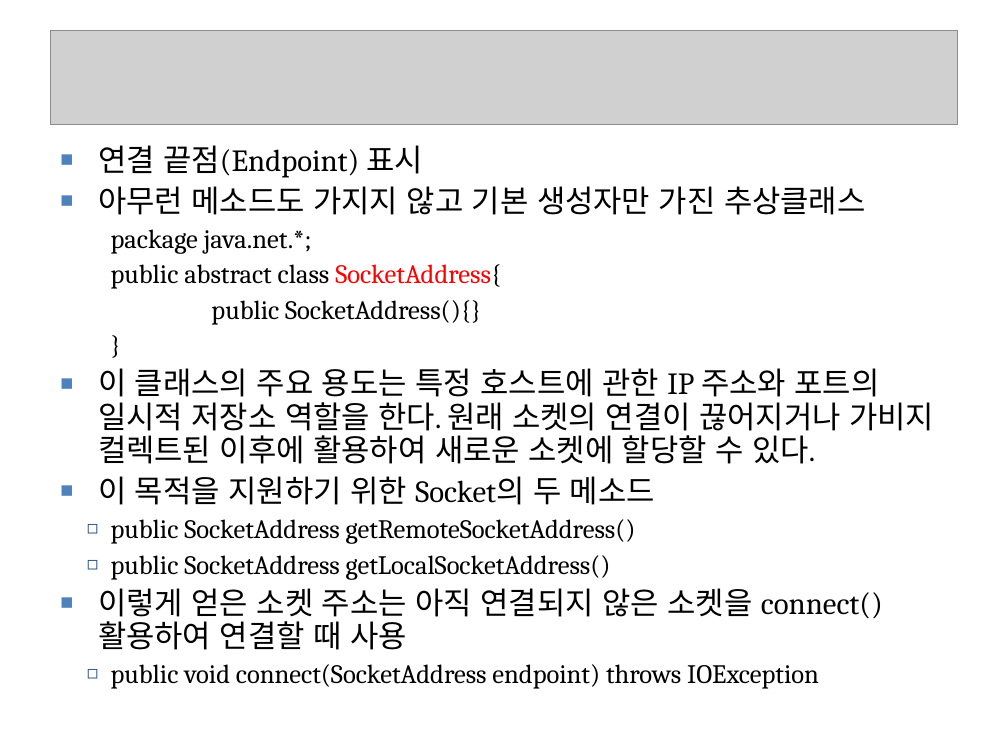
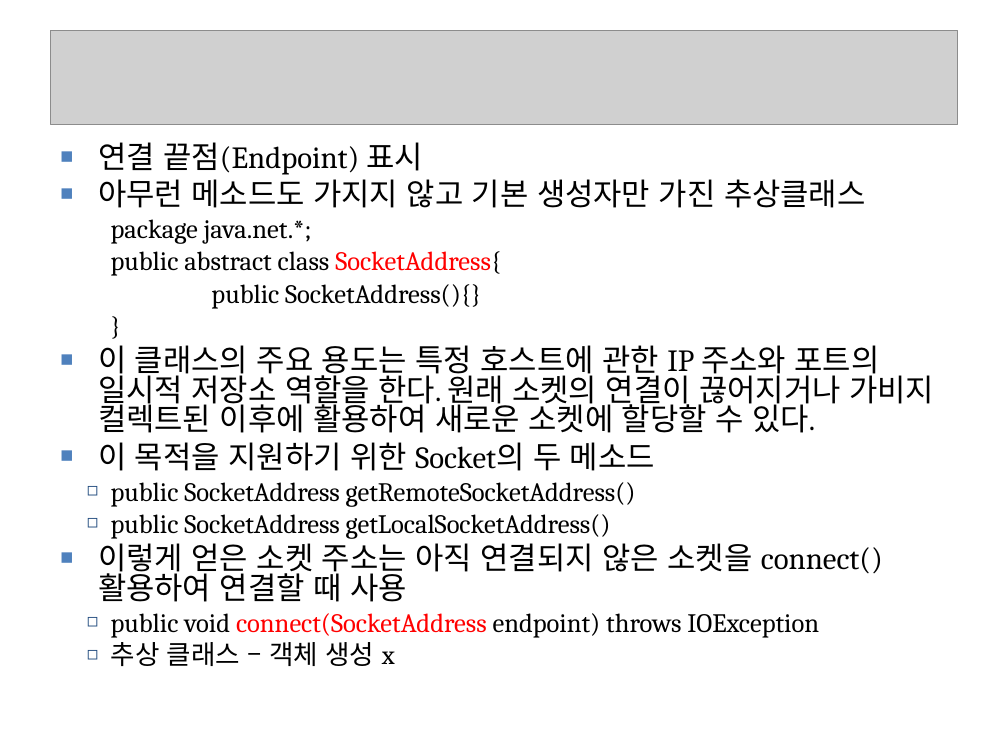
Before and after one commit to seleuchel/javaNetwork, a slide deck: slide 64 of ppt/167_chap08Socket.ppt. Drawn at 1008x756 pixels with LibreOffice and Linux fonts; fonts in the diff are those of the drawing; grey boxes stand for pictures; background and template pictures are left out. Boxes give left, top, right and bottom in pixels: in the first picture for what was removed or moved away, otherwise in the second. Text is boxed around its words. In the diff, an @@ line names an element or a change of style, - is before the commit and + after.

```diff
--- a/ppt/167_chap08Socket.ppt
+++ b/ppt/167_chap08Socket.ppt
@@ text at (98, 142, 934, 638): text colour #000000 to #FF0000 in "connect(SocketAddress"; line spacing 0.9 to 0.8 @@
@@ text at (111, 637, 395, 666): paragraph added @@
+  ◻ 추상 클래스 – 객체 생성 x
```
Also in this commit, not shown: 18 other slides changed, 1 slide added, 9 other files.
